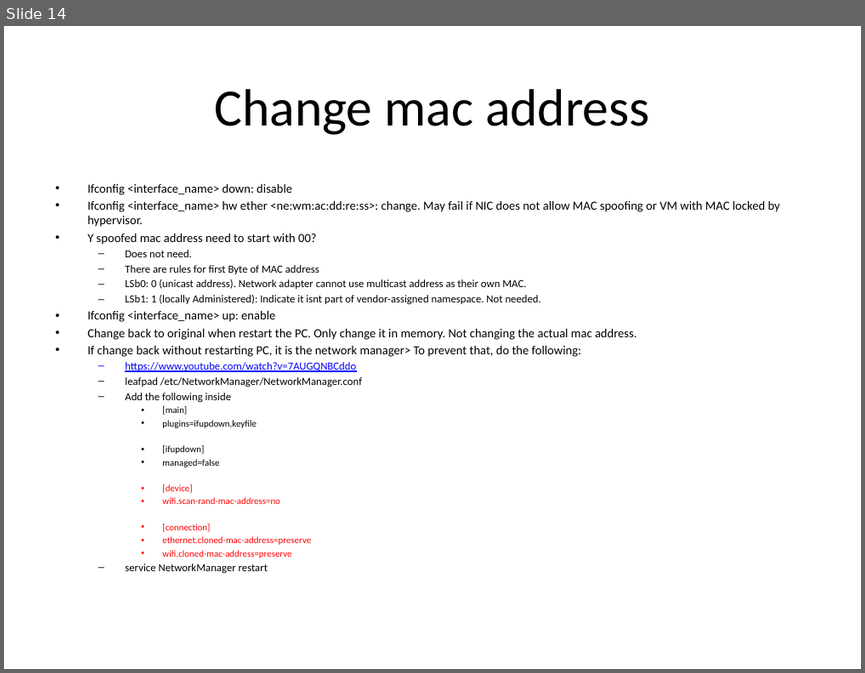
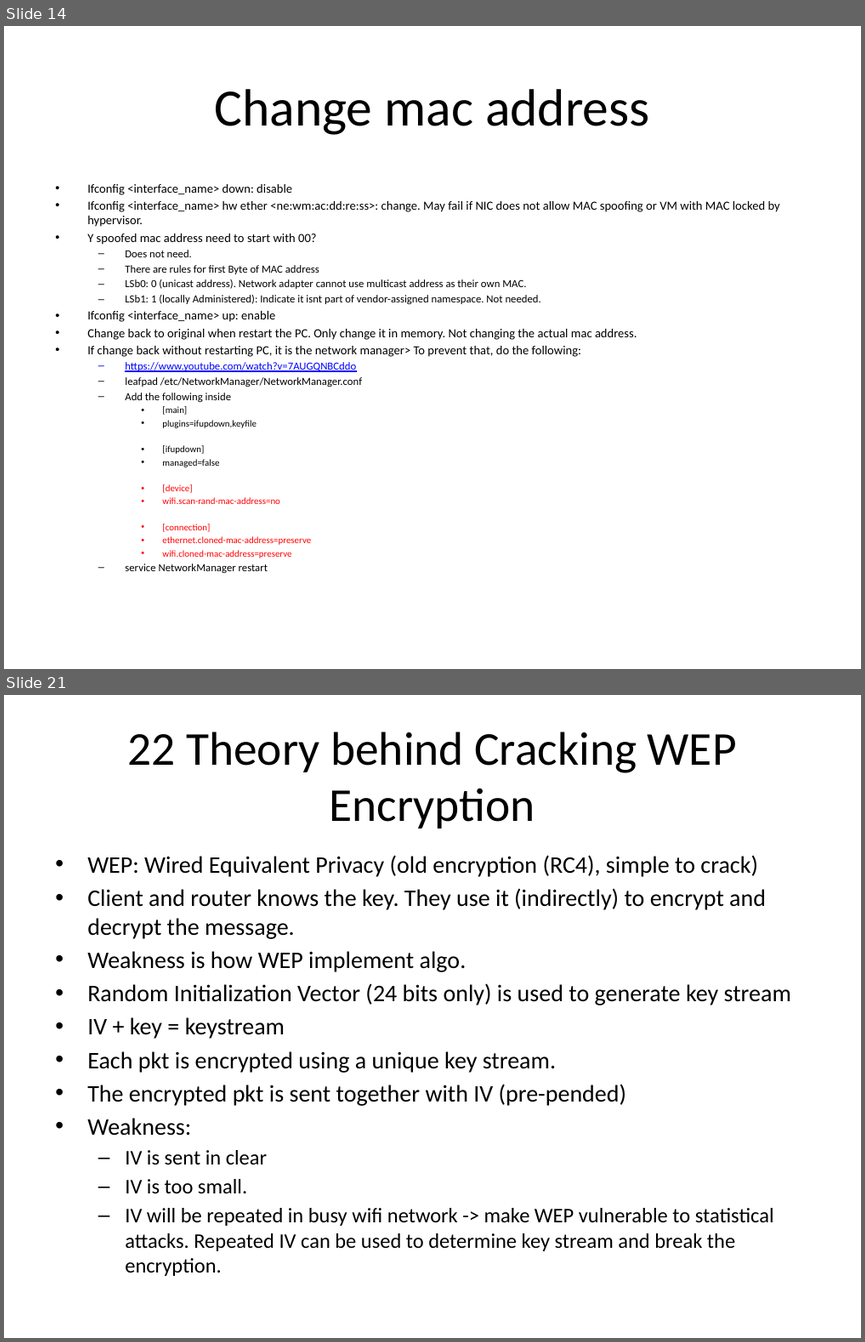
Before and after one commit to kindaichinisan/ethical_hacking, a slide deck: Ethical hacking.pptx. Shown one above the other, each under a label of ours: slide 14 before the commit, slides 14 and 21 after it; the slides between them are not shown. The pictures are 865x673 and 865x1342 pixels, drawn with LibreOffice and Linux fonts; fonts in the diff are those of the drawing. Boxes give left, top, right and bottom in pixels: in the first picture for what was removed or moved away, otherwise in the second. Text is boxed around its words. In the diff, an @@ line names an element or a change of style, - is before the commit and + after.

```diff
--- a/Ethical hacking.pptx
+++ b/Ethical hacking.pptx
@@ slide 21 added at (4, 695, 861, 1338), background #FFFFFF @@
@@ title added at (128, 732, 737, 828), 39.6 pt, text #000000 @@
+22 Theory behind Cracking WEP Encryption
@@ text added at (87, 855, 791, 1276), 20 pt, text #000000 @@
+• WEP: Wired Equivalent Privacy (old encryption (RC4), simple to crack)
+• Client and router knows the key. They use it (indirectly) to encrypt and decrypt the message.
+• Weakness is how WEP implement algo.
+• Random Initialization Vector (24 bits only) is used to generate key stream
+• IV + key = keystream
+• Each pkt is encrypted using a unique key stream.
+• The encrypted pkt is sent together with IV (pre-pended)
+• Weakness:
+  – IV is sent in clear
+  – IV is too small.
+  – IV will be repeated in busy wifi network -> make WEP vulnerable to statistical attacks. Repeated IV can be used to determine key stream and break the encryption.
```
Also in this commit, not shown: 1 slide changed, 9 other slides added, 6 other files.
